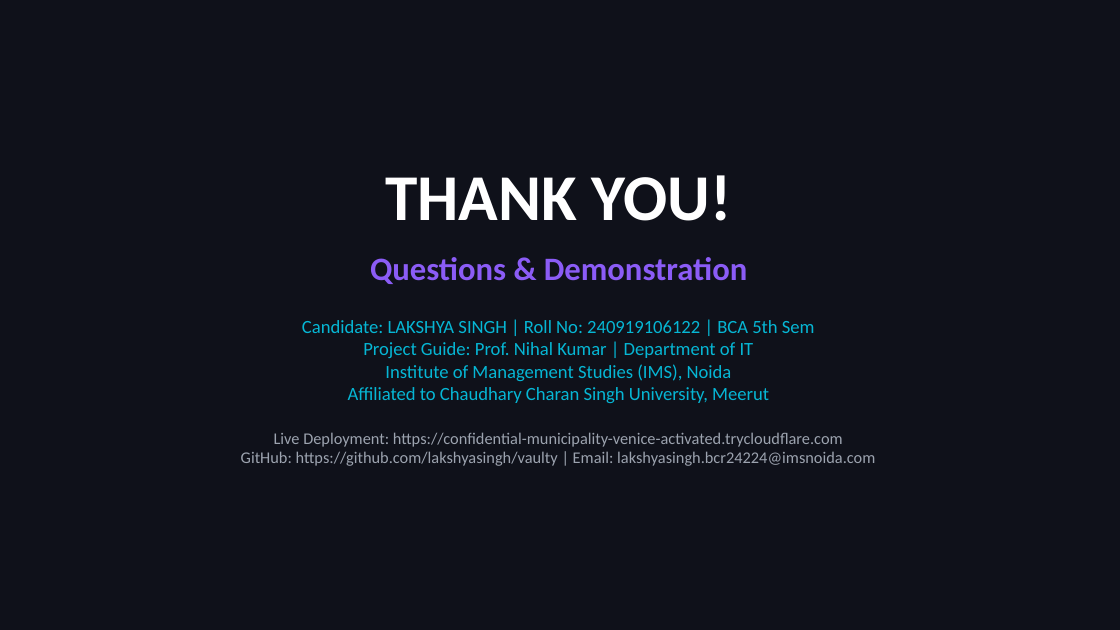
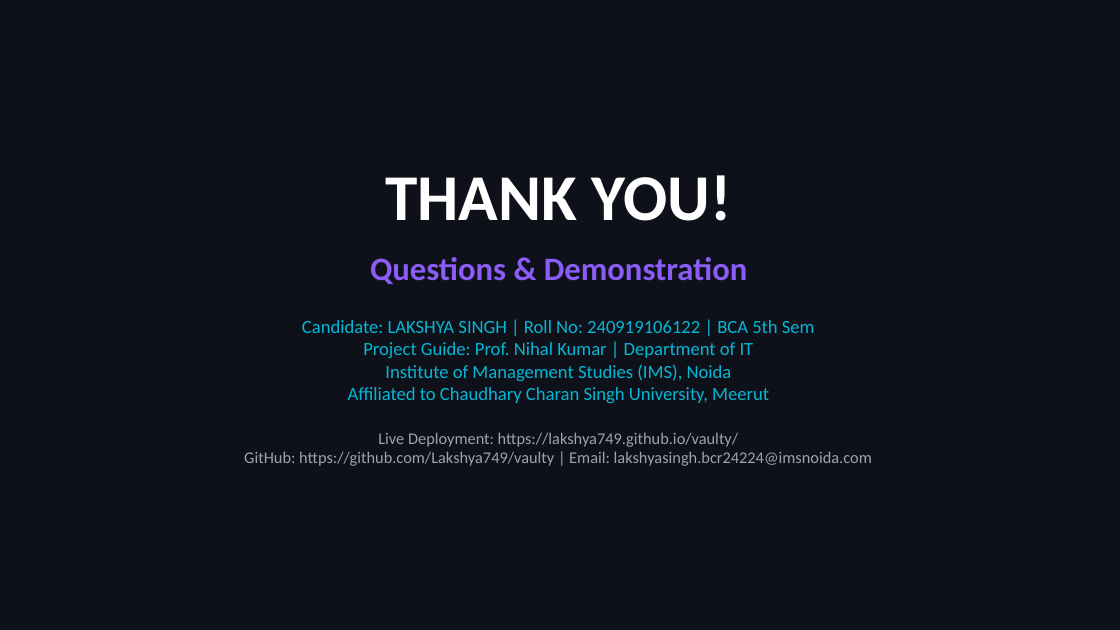
Before and after one commit to Lakshya749/vaulty, a slide deck: slide 13 of COLLEGE_SUBMISSION_PACKAGE/03_PRESENTATION_SLIDES_FOR_TOMORROW.pptx. Drawn at 1120x630 pixels with LibreOffice and Linux fonts; fonts in the diff are those of the drawing. Boxes give left, top, right and bottom in pixels: in the first picture for what was removed or moved away, otherwise in the second. Text is boxed around its words. In the diff, an @@ line names an element or a change of style, - is before the commit and + after.

Commit message:
docs: update 24/7 permanent deployment link to https://lakshya749.github.io/vaulty/

```diff
--- a/COLLEGE_SUBMISSION_PACKAGE/03_PRESENTATION_SLIDES_FOR_TOMORROW.pptx
+++ b/COLLEGE_SUBMISSION_PACKAGE/03_PRESENTATION_SLIDES_FOR_TOMORROW.pptx
@@ text at (x1=244, y1=432, x2=872, y2=466): text changed @@
-Live Deployment: https://confidential-municipality-venice-activated.trycloudflare.com
-GitHub: https://github.com/lakshyasingh/vaulty | Email: lakshyasingh.bcr24224@imsnoida.com
+Live Deployment: https://lakshya749.github.io/vaulty/
+GitHub: https://github.com/Lakshya749/vaulty | Email: lakshyasingh.bcr24224@imsnoida.com
```
Also in this commit, not shown: 1 other slide changed, 29 other files.
